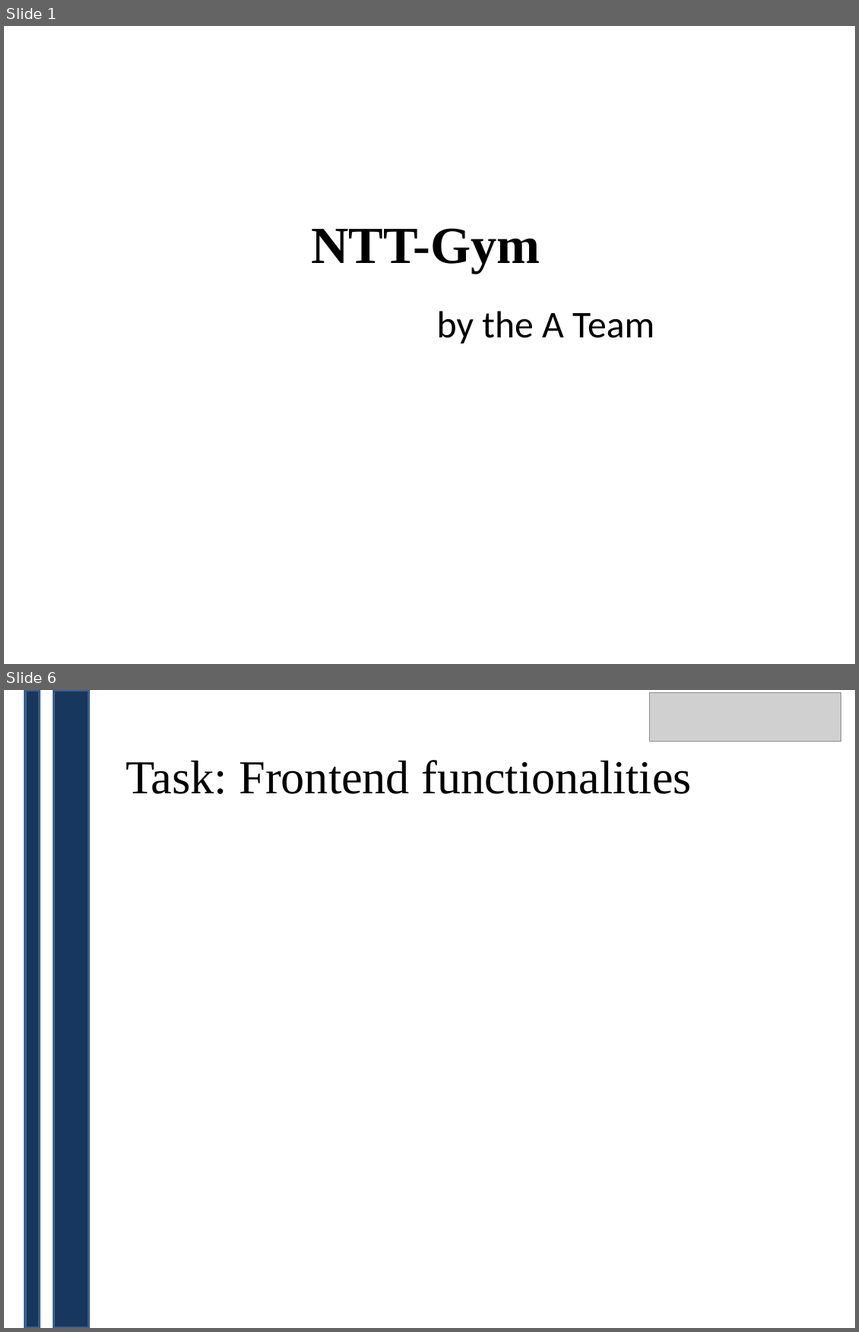
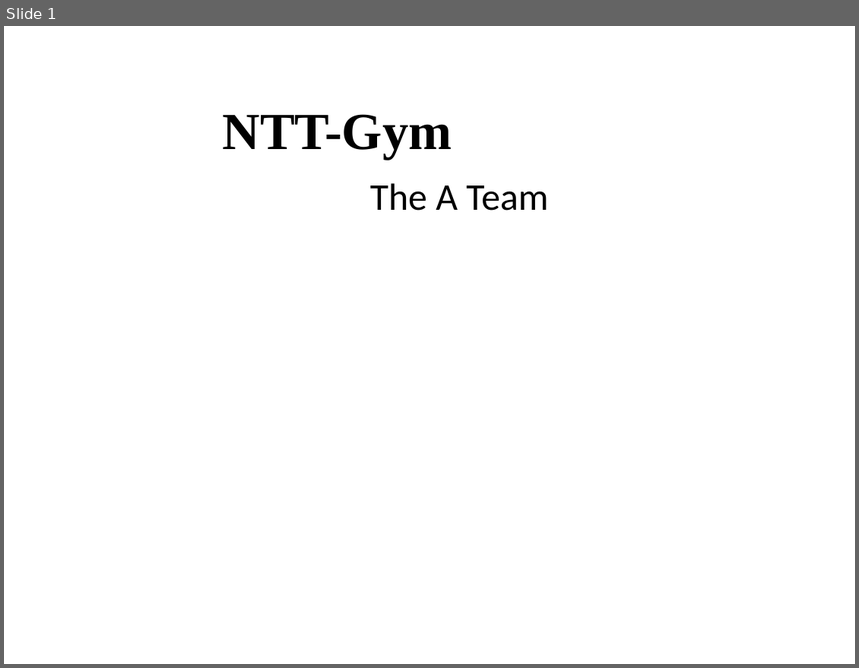
Before and after one commit to CCMV2/GymApplication, a slide deck: documentation/Documents/NTT-Gym.pptx. Shown one above the other, each under a label of ours: slides 1 and 6 before the commit, slide 1 after it; the slides between them are not shown. The pictures are 859x1332 and 859x668 pixels, drawn with LibreOffice and Linux fonts; fonts in the diff are those of the drawing; grey boxes stand for pictures; background and template pictures are left out. Boxes give left, top, right and bottom in pixels: in the first picture for what was removed or moved away, otherwise in the second. Text is boxed around its words. In the diff, an @@ line names an element or a change of style, - is before the commit and + after.

```diff
--- a/documentation/Documents/NTT-Gym.pptx
+++ b/documentation/Documents/NTT-Gym.pptx
@@ slide 6 removed at [4, 690, 855, 1328], background #FFFFFF @@
@@ rectangle removed at [25, 690, 40, 1328] @@
@@ rectangle removed at [53, 690, 89, 1328] @@
@@ picture removed at [649, 692, 841, 741] @@
@@ text removed at [126, 760, 692, 794] @@
-Task: Frontend functionalities
@@ slide 1 changed as well @@
@@ title "NTT-Gym": place and size @@
-title "NTT-Gym" at [311, 228, 541, 273]
+title "NTT-Gym" at [223, 114, 452, 160]
@@ subtitle at [370, 183, 548, 211]: text changed @@
-by the A Team
+The A Team
```
Also in this commit, not shown: 6 other slides changed, 11 slides added, 10 other slides removed.
